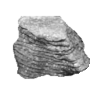
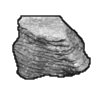
Layer changes from the first 100 × 100 image to the second:
showed "line", painted on it over 12, 15, 91, 80
